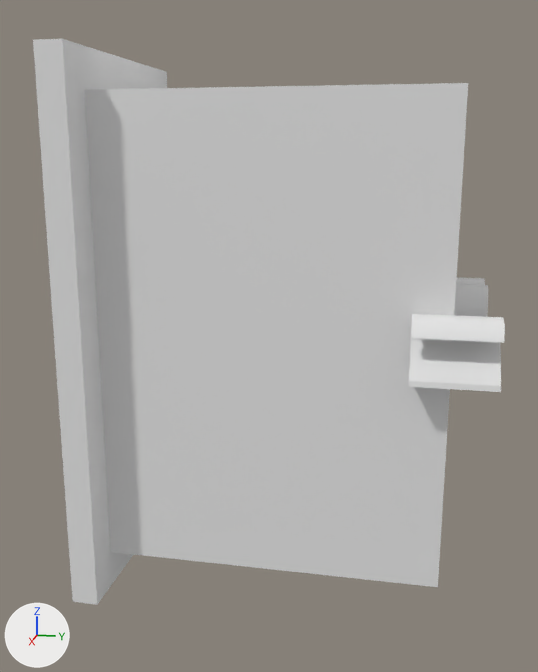
Renders of the FBX model Assets/Mesh/brick_2m_03.fbx from each side of a commit.
Camera for both pictures: a camera (50 mm lens) standing at (2.82, 1.22, 0.65) and looking at (0.03, 0.66, -0.04). Arrows for +X, +Y and +Z are at lower left; the lights stay in place. Where no turn or scale is listed for an object, it has been applied to the vertices.

Objects in the first picture: 'brick_2m_03'.
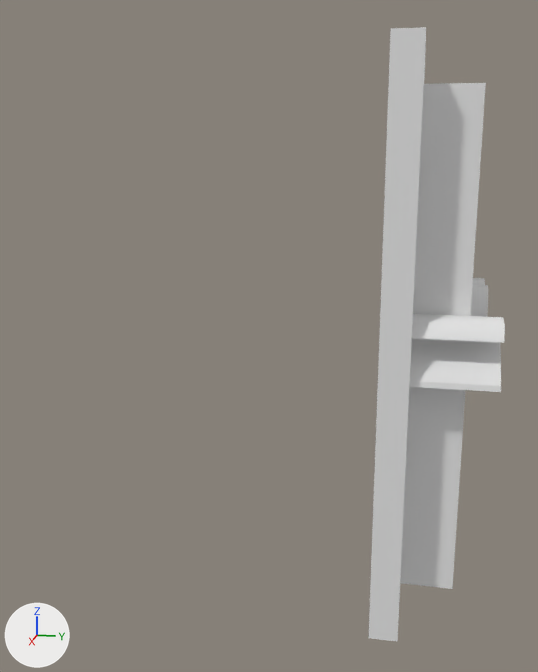
The newer file is also turned or shifted as a whole; pictures and numbers use the older file's frame.

Location of each change, (x1, y1, x2, y2) in pixels of the pictures (538 x 672 px; the box of a moved part takes in the faces that stretch with it):
'brick_2m_03', reshaped (71% narrower, 9% taller)
    before: (33, 39, 505, 605)
    after: (369, 27, 505, 642)
part 1 of me_mesh, moved or reshaped
    before: (85, 83, 468, 587)
    after: (400, 83, 486, 589)
part 2 of me_mesh, moved or reshaped
    before: (33, 39, 167, 605)
    after: (369, 27, 426, 642)

The change in detail:
me_mesh has 224 vertices, 428 faces and spans x -0.5..0.5, y 0.0..1.5, z -1.0..1.0.
me_mesh is used by ob_brick_2m_03; location (0.0, 0.0, 0.0).
me_mesh part 1: all 4 vertices in x -0.36..0.36, y 1.35, z -0.86..0.86 are moved by (0.0, 0.05, 0.0).
me_mesh part 2: all 12 vertices in x -0.5..0.5, y 0.0..0.1, z -1.0..1.0 are moved by (0.0, 1.12, 0.0).
